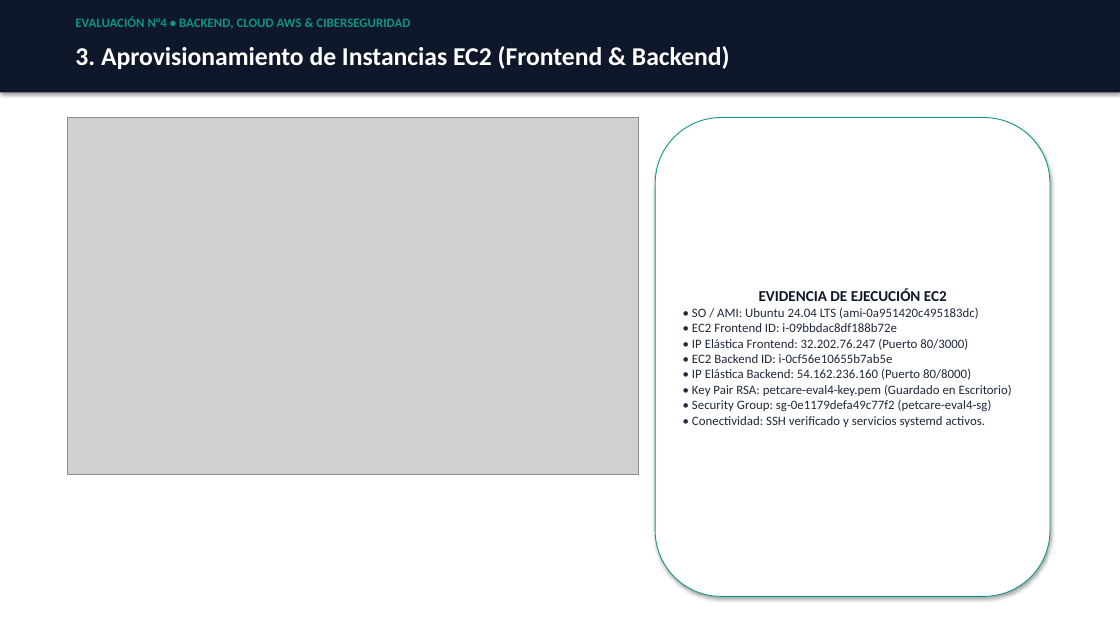
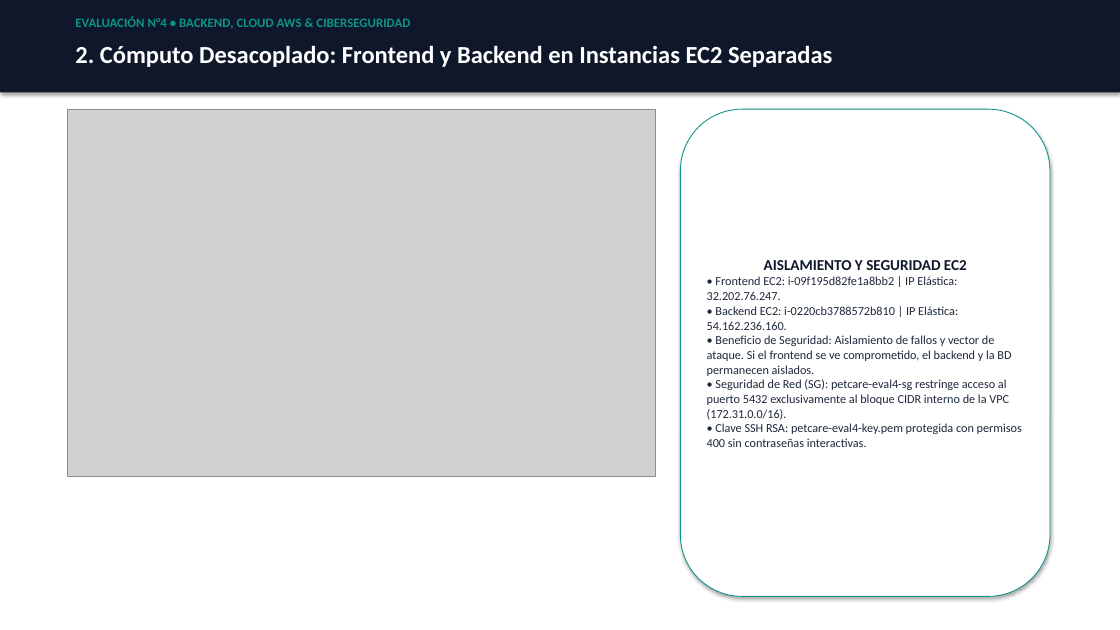
Before and after one commit to sebatmail/AWS-BACKEND-4, a slide deck: slide 3 of docs/PRESENTACION_EVALUACION_4_SEBASTIAN_TORRES.pptx (slide 4 before the commit). Drawn at 1120x630 pixels with LibreOffice and Linux fonts; fonts in the diff are those of the drawing; grey boxes stand for pictures. Boxes give left, top, right and bottom in pixels: in the first picture for what was removed or moved away, otherwise in the second. Text is boxed around its words. In the diff, an @@ line names an element or a change of style, - is before the commit and + after.

Commit message:
docs: embed authentic SonarQube and OWASP ZAP screenshots in presentation and evidence docs

```diff
--- a/docs/PRESENTACION_EVALUACION_4_SEBASTIAN_TORRES.pptx
+++ b/docs/PRESENTACION_EVALUACION_4_SEBASTIAN_TORRES.pptx
@@ text at box(75, 45, 832, 67): text changed; size 22 to 21 pt @@
-3. Aprovisionamiento de Instancias EC2 (Frontend & Backend)
+2. Cómputo Desacoplado: Frontend y Backend en Instancias EC2 Separadas
@@ picture: place and size @@
-picture at box(67, 118, 639, 475)
+picture at box(67, 109, 655, 477)
@@ rounded rectangle "AISLAMIENTO Y SEGURIDAD EC2": place and size @@
-rounded rectangle "AISLAMIENTO Y SEGURIDAD EC2" at box(655, 118, 1050, 597)
+rounded rectangle "AISLAMIENTO Y SEGURIDAD EC2" at box(681, 109, 1050, 597)
@@ text in rounded rectangle at box(707, 260, 1022, 447): text changed; size 11 to 10.5 pt @@
-EVIDENCIA DE EJECUCIÓN EC2
-• SO / AMI: Ubuntu 24.04 LTS (ami-0a951420c495183dc)
-• EC2 Frontend ID: i-09bbdac8df188b72e
-• IP Elástica Frontend: 32.202.76.247 (Puerto 80/3000)
-• EC2 Backend ID: i-0cf56e10655b7ab5e
-• IP Elástica Backend: 54.162.236.160 (Puerto 80/8000)
-• Key Pair RSA: petcare-eval4-key.pem (Guardado en Escritorio)
-• Security Group: sg-0e1179defa49c77f2 (petcare-eval4-sg)
-• Conectividad: SSH verificado y servicios systemd activos.
+AISLAMIENTO Y SEGURIDAD EC2
+• Frontend EC2: i-09f195d82fe1a8bb2 | IP Elástica: 32.202.76.247.
+• Backend EC2: i-0220cb3788572b810 | IP Elástica: 54.162.236.160.
+• Beneficio de Seguridad: Aislamiento de fallos y vector de ataque. Si el frontend se ve comprometido, el backend y la BD permanecen aislados.
+• Seguridad de Red (SG): petcare-eval4-sg restringe acceso al puerto 5432 exclusivamente al bloque CIDR interno de la VPC (172.31.0.0/16).
+• Clave SSH RSA: petcare-eval4-key.pem protegida con permisos 400 sin contraseñas interactivas.
```
Also in this commit, not shown: 10 other slides changed, 4 slides added, 2 slides removed, 5 other files.
